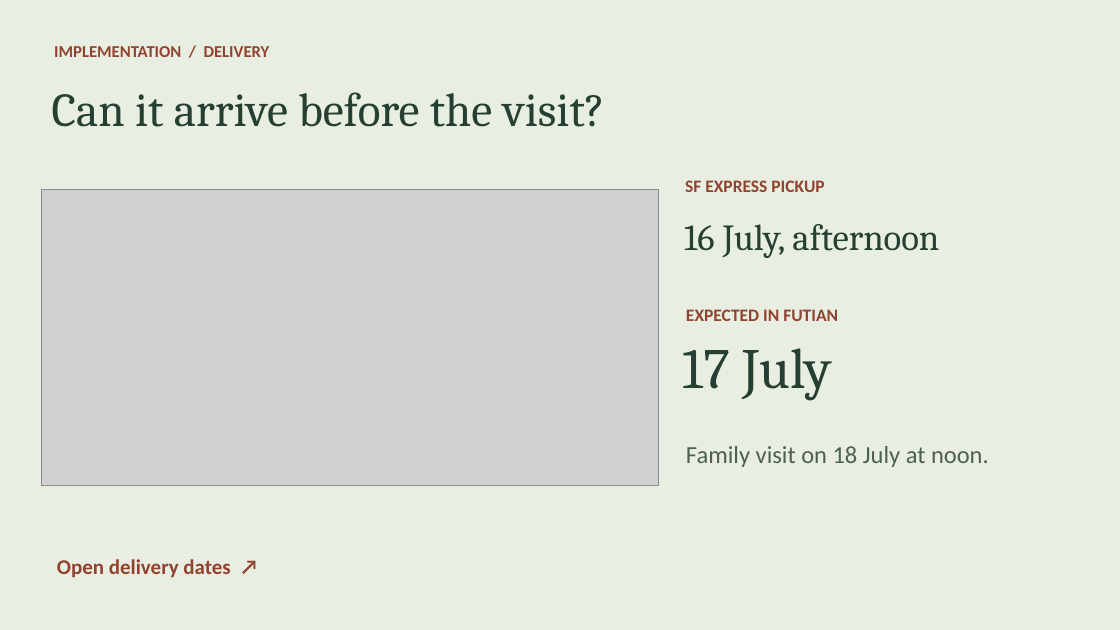
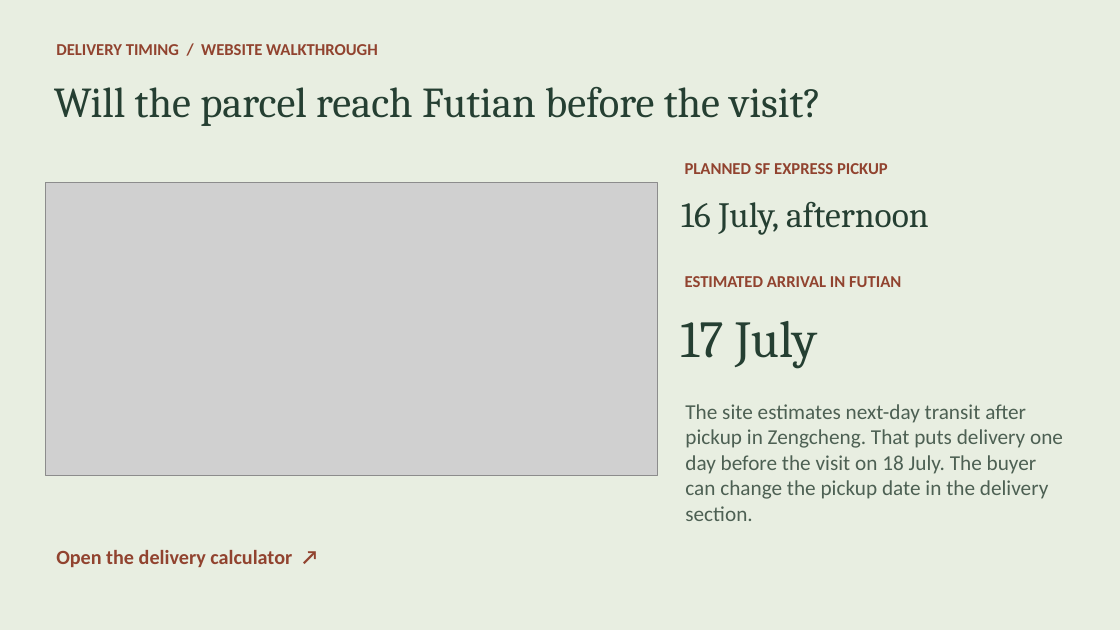
Before and after one commit to jiang4wqy/ba4043-changjian-lychee, a slide deck: slide 10 of 课堂展示.pptx (slide 8 before the commit). Drawn at 1120x630 pixels with LibreOffice and Linux fonts; fonts in the diff are those of the drawing; grey boxes stand for pictures. Boxes give left, top, right and bottom in pixels: in the first picture for what was removed or moved away, otherwise in the second. Text is boxed around its words. In the diff, an @@ line names an element or a change of style, - is before the commit and + after.

Commit message:
Sync delivered-price gift recommendations across the website and discussion slides

```diff
--- a/课堂展示.pptx
+++ b/课堂展示.pptx
@@ text at bbox=[56, 44, 378, 55]: text changed @@
-IMPLEMENTATION / DELIVERY
+DELIVERY TIMING / WEBSITE WALKTHROUGH
@@ text at bbox=[54, 87, 821, 126]: text changed; size 40.5 to 36.5 pt @@
-Can it arrive before the visit?
+Will the parcel reach Futian before the visit?
@@ text at bbox=[685, 163, 888, 174]: text changed; size 15 to 14.2 pt @@
-SF EXPRESS PICKUP
+PLANNED SF EXPRESS PICKUP
@@ picture: place and size @@
-picture at bbox=[41, 190, 659, 486]
+picture at bbox=[45, 182, 658, 476]
@@ text "16 July, afternoon": place and size @@
-text "16 July, afternoon" at bbox=[684, 224, 939, 258]
+text "16 July, afternoon" at bbox=[681, 202, 929, 235]
@@ text "16 July, afternoon" at bbox=[681, 202, 929, 235]: size 31.5 to 30.5 pt; vertical alignment middle to top @@
@@ text at bbox=[685, 276, 901, 287]: text changed; size 15 to 14.2 pt @@
-EXPECTED IN FUTIAN
+ESTIMATED ARRIVAL IN FUTIAN
@@ text "17 July": place and size @@
-text "17 July" at bbox=[683, 348, 832, 401]
+text "17 July" at bbox=[680, 321, 817, 368]
@@ text "17 July" at bbox=[680, 321, 817, 368]: size 48.8 to 44.5 pt; vertical alignment middle to top @@
@@ vertical alignment middle to top in 6 elements at bbox=[685, 163, 888, 174], bbox=[56, 550, 292, 567], bbox=[685, 276, 901, 287], bbox=[54, 87, 821, 126], bbox=[56, 44, 378, 55], bbox=[685, 404, 1063, 521] @@
@@ text at bbox=[685, 404, 1063, 521]: text changed; size 21 to 18.2 pt @@
-Family visit on 18 July at noon.
+The site estimates next-day transit after pickup in Zengcheng. That puts delivery one day before the visit on 18 July. The buyer can change the pickup date in the delivery section.
@@ text at bbox=[56, 550, 292, 567]: text changed; size 18 to 17.2 pt @@
-Open delivery dates ↗
+Open the delivery calculator ↗
```
Also in this commit, not shown: 4 other slides changed, 7 slides added, 5 slides removed, 15 other files.
